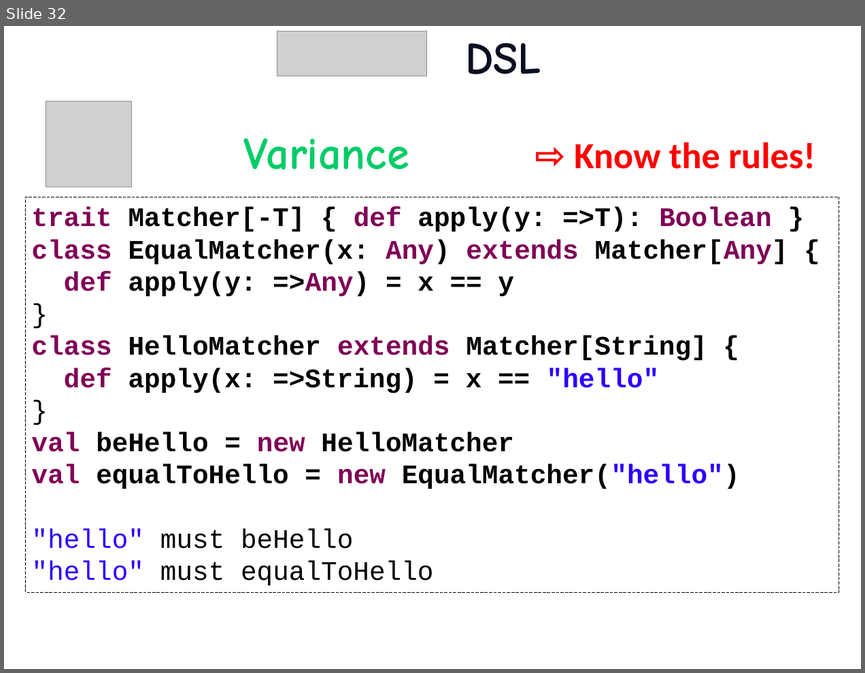
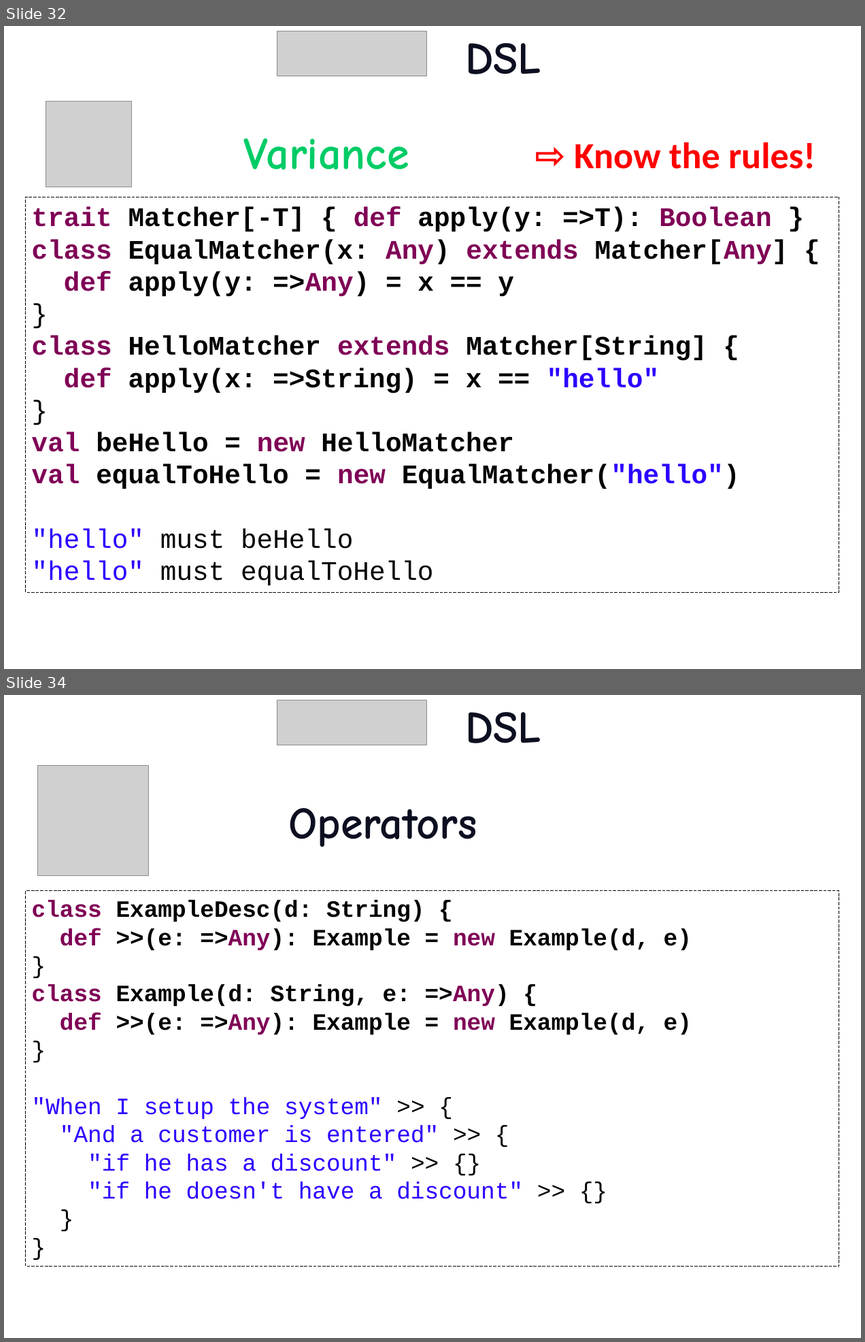
Before and after one commit to etorreborre/oscon-2010, a slide deck: src/main/resources/oscon_2010_specs.pptx. Shown one above the other, each under a label of ours: slide 32 before the commit, slides 32 and 34 after it; the slides between them are not shown. The pictures are 865x673 and 865x1342 pixels, drawn with LibreOffice and Linux fonts; fonts in the diff are those of the drawing; grey boxes stand for pictures; background and template pictures are left out. Boxes give left, top, right and bottom in pixels: in the first picture for what was removed or moved away, otherwise in the second. Text is boxed around its words. In the diff, an @@ line names an element or a change of style, - is before the commit and + after.

Commit message:
added datatables and operators

```diff
--- a/src/main/resources/oscon_2010_specs.pptx
+++ b/src/main/resources/oscon_2010_specs.pptx
@@ slide 34 added at <box>4,695,861,1338</box>, background picture (left out) @@
@@ picture added at <box>277,700,427,745</box> @@
@@ title added at <box>465,712,541,743</box>, 54 pt, text #0C0F20, bold @@
+DSL
@@ picture added at <box>38,766,148,876</box> @@
@@ text added at <box>288,808,477,847</box>, 54 pt, text #0C0F20, bold @@
+Operators
@@ rectangle added at <box>26,891,839,1266</box>, outline #000000 0.75 pt dashed, 28 pt, text #000000, bold @@
+class ExampleDesc(d: String) {
+def >>(e: =>Any): Example = new Example(d, e)
+}
+class Example(d: String, e: =>Any) {
+def >>(e: =>Any): Example = new Example(d, e)
+}
+"When I setup the system" >> {
+"And a customer is entered" >> {
+"if he has a discount" >> {}
+"if he doesn't have a discount" >> {}
+}
+}
```
Also in this commit, not shown: 1 slide changed, 2 other slides added, 2 other files.
